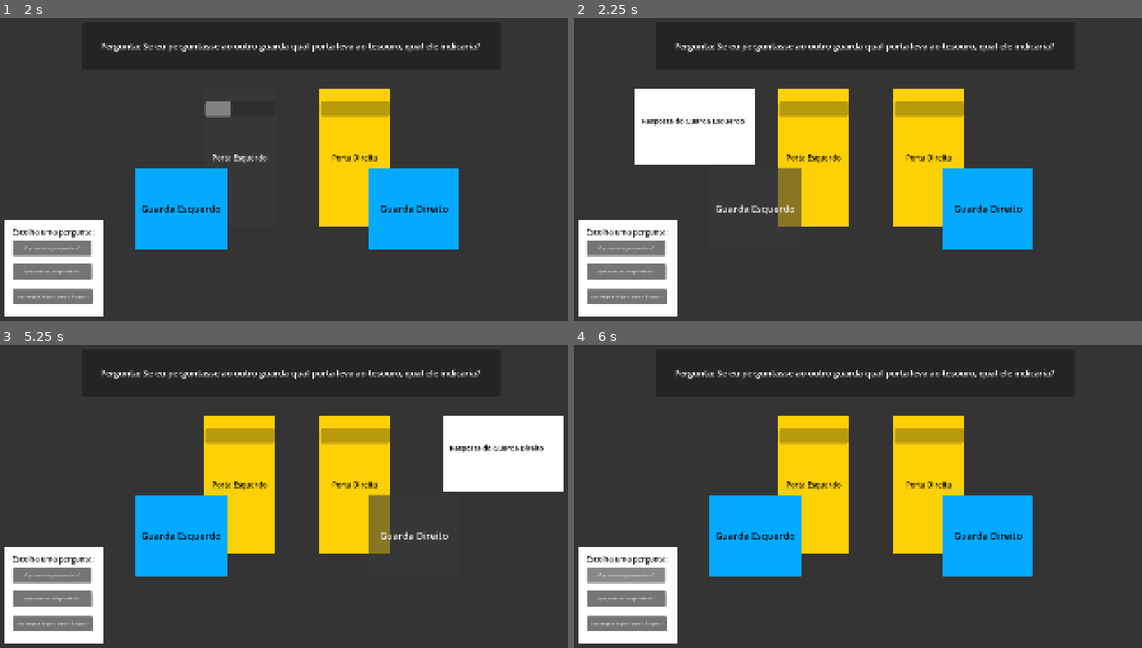
Above: before the commit, frames 1-4 (two rows, left to right).
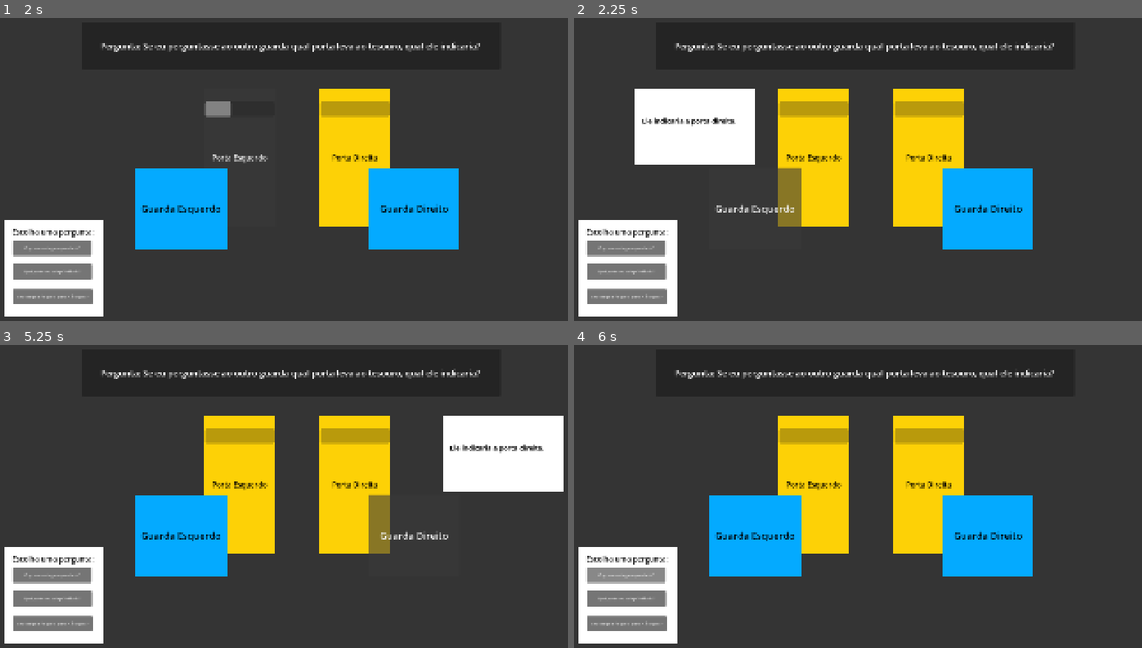
Above: after the commit, the same moments.

Repository: gamedevmeetup/Brackeys-Game-Jam-2026.2---Equipe-2
Game: Godot game, scene res://Scenes/teste_gameplay.tscn
Two runs of this game, one before a commit and one after it. Both use one fixed random seed, a clock stepped at 60 frames per second and the inputs below.
Inputs:
- Up to frame 1 (2 s): click "O que seu colega responderia?" at 0.5 s; click "Porta Esquerdo" at 1.25 s
- Up to frame 2 (2.25 s): click "Guarda Esquerdo" at 2 s
- Up to frame 3 (5.25 s): click "Seu colega diria que a porta …" at 2.75 s; click "Qual porta seu colega indicar…" at 3.5 s; click "Porta Direita" at 4.25 s; click "Guarda Direito" at 5 s
- Up to frame 4 (6 s): click "O que seu colega responderia?" at 5.75 s

Frame 1 is identical in both runs. In frame 2, 0.2% of the frame differs, in the area x 12-31%, y 32-36%; in frame 3, 0.2%; in frame 4, nothing differs.

Commit message:
Implementando as respostas dos guardas
Agora quando aperta a primeira pergunta, os guardas respondem uma resposta diferente

Diff:
--- a/guardas-mentirosos/Scenes/teste_gameplay.tscn
+++ b/guardas-mentirosos/Scenes/teste_gameplay.tscn
@@ -225,6 +225,7 @@
 theme_override_font_sizes/font_size = 23
 text = "	Resposta do Guarda Direito"
 
+[connection signal="pressed" from="QuestionsPanel/QuestionButton1" to="." method="_on_question_button_1_pressed"]
 [connection signal="doorConfirmed" from="DoorRight" to="." method="_on_door_right_door_confirmed"]
 [connection signal="mouse_entered" from="DoorRight" to="DoorRight" method="_on_mouse_entered"]
 [connection signal="mouse_exited" from="DoorRight" to="DoorRight" method="_on_mouse_exited"]
--- a/guardas-mentirosos/Scripts/door.gd
+++ b/guardas-mentirosos/Scripts/door.gd
@@ -8,7 +8,6 @@
 var isHovering: bool = false
 var confirmed: bool = false
 
-
 func _process(delta: float) -> void:
 	if isHovering and not confirmed:
 		hoverTime += delta
@@ -18,11 +17,9 @@
 			confirmed = true
 			doorConfirmed.emit(self)
 
-
 func _on_mouse_entered() -> void:
 	if not confirmed:
 		isHovering = true
-
 
 func _on_mouse_exited() -> void:
 	if not confirmed:
@@ -30,6 +27,5 @@
 		hoverTime = 0.0
 		$ProgressBar.value = 0.0
 
-
 func _on_door_confirmed() -> void:
 	pass # Replace with function body.
--- a/guardas-mentirosos/Scripts/game.gd
+++ b/guardas-mentirosos/Scripts/game.gd
@@ -1,4 +1,11 @@
 extends Control
+
+var correctDoor = "DoorLeft"
+var truthGuard = "GuardLeft"
+
+func select_question() -> void:
+	$SpeechBubbleLeft/AnswerLabelLeft.text = "Ele indicaria a porta direita."
+	$SpeechBubbleRight/AnswerLabelRight.text = "Ele indicaria a porta direita."
 
 func _on_door_left_door_confirmed(door) -> void:
 	print("PORTA ESCOLHIDA: ", door.name)
@@ -17,3 +24,6 @@
 
 func _on_guard_left_mouse_exited() -> void:
 	$SpeechBubbleLeft.hide()
+
+func _on_question_button_1_pressed() -> void:
+	select_question()
